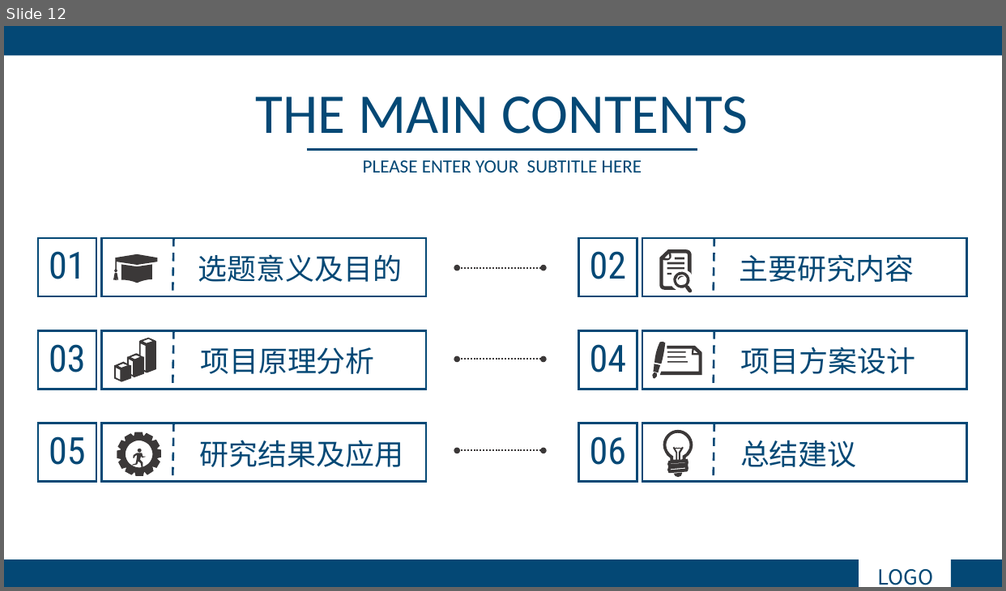
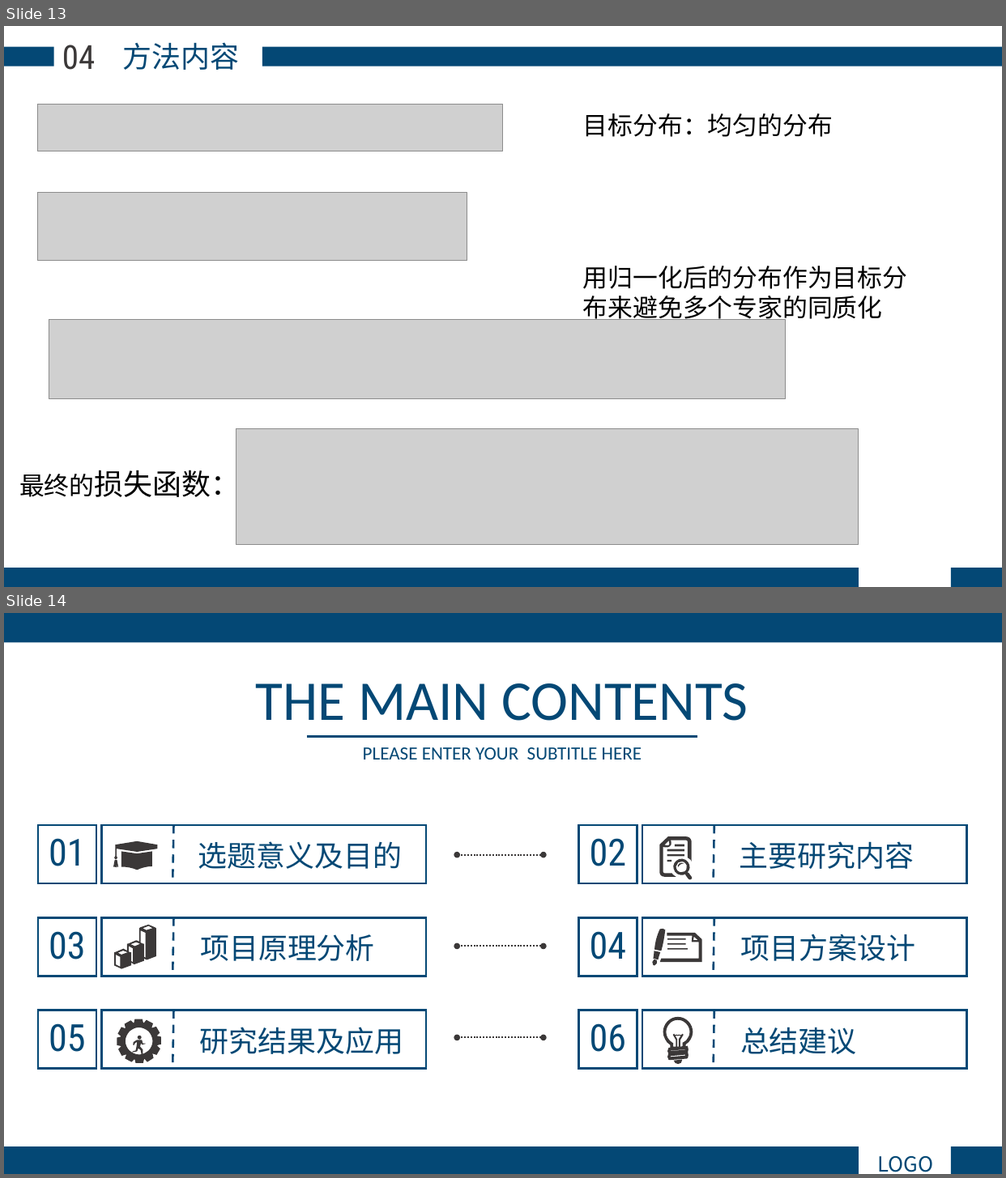
Before and after one commit to phuan-s/remote-repo, a slide deck: 研一上论文分享.pptx. Shown one above the other, each under a label of ours: slide 12 before the commit, slides 13 and 14 after it. The pictures are 1006x591 and 1006x1178 pixels, drawn with LibreOffice and Linux fonts; fonts in the diff are those of the drawing; grey boxes stand for pictures. Boxes give left, top, right and bottom in pixels: in the first picture for what was removed or moved away, otherwise in the second. Text is boxed around its words. In the diff, an @@ line names an element or a change of style, - is before the commit and + after.

```diff
--- a/研一上论文分享.pptx
+++ b/研一上论文分享.pptx
@@ slide 13 added at box(4, 26, 1002, 587), background #FFFFFF @@
@@ rectangle added at box(4, 47, 54, 66), fill #044875 @@
@@ text added at box(62, 45, 95, 70), 32 pt, text #3B3838 @@
+04
@@ text added at box(123, 42, 240, 70), 28 pt, text #044875 @@
+方法内容
@@ rectangle added at box(262, 47, 1002, 66), fill #044875 @@
@@ picture added at box(38, 104, 503, 151) @@
@@ text added at box(583, 113, 833, 137), 24 pt, text #000000 @@
+目标分布：均匀的分布
@@ picture added at box(38, 193, 467, 261) @@
@@ text added at box(583, 266, 907, 324), 24 pt, text #000000 @@
+用归一化后的分布作为目标分布来避免多个专家的同质化
@@ picture added at box(49, 319, 785, 399) @@
@@ picture added at box(236, 429, 859, 545) @@
@@ text added at box(19, 465, 240, 502), 28 pt, text #000000 @@
+最终的损失函数：
@@ rectangle added at box(4, 568, 859, 587), fill #044875 @@
@@ rectangle added at box(951, 568, 1002, 587), fill #044875 @@
@@ what was slide 12 is now slide 14 @@
```
Also in this commit, not shown: 2 slides changed, 1 other slide added, 13 other files.
